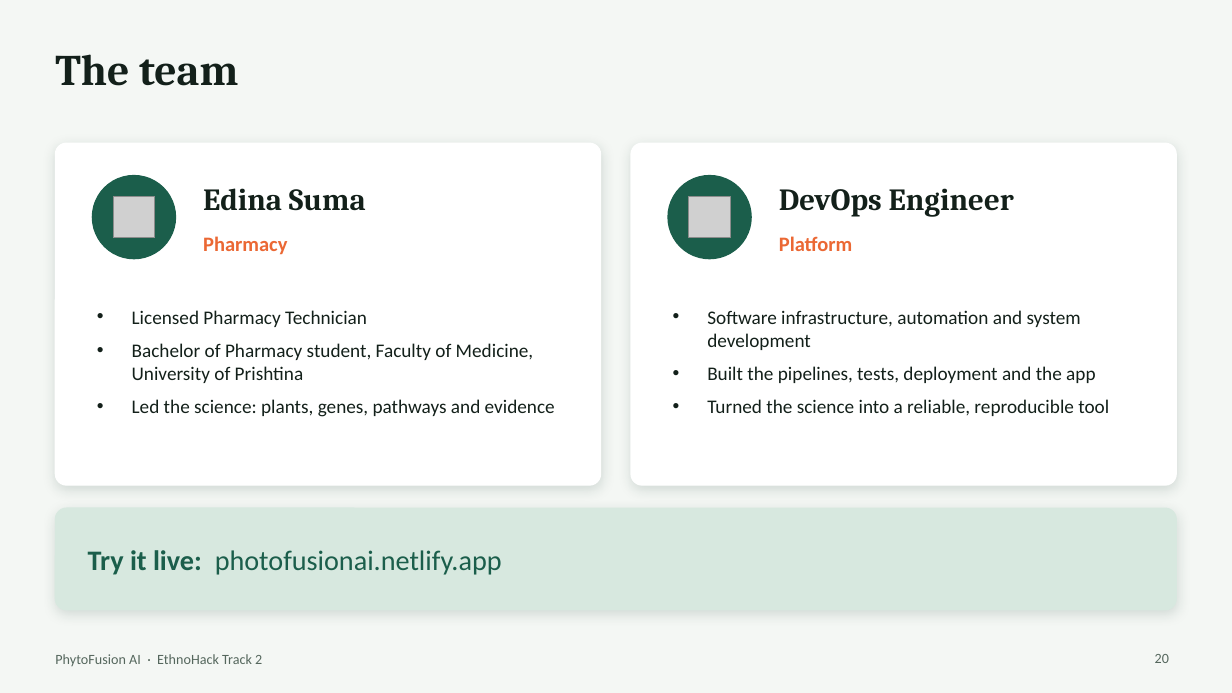
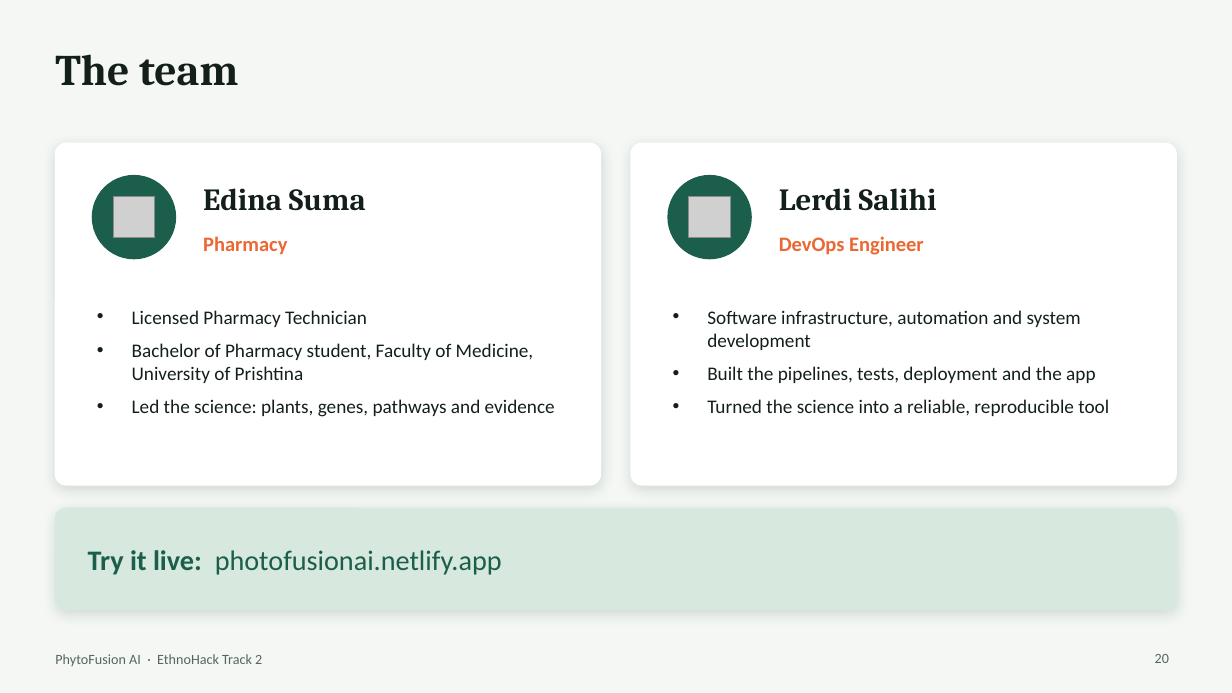
Before and after one commit to lerthy/PhytoFusion-AI, a slide deck: slide 20 of PhytoFusion-AI-pitch.pptx. Drawn at 1232x693 pixels with LibreOffice and Linux fonts; fonts in the diff are those of the drawing; grey boxes stand for pictures. Boxes give left, top, right and bottom in pixels: in the first picture for what was removed or moved away, otherwise in the second. Text is boxed around its words. In the diff, an @@ line names an element or a change of style, - is before the commit and + after.

```diff
--- a/PhytoFusion-AI-pitch.pptx
+++ b/PhytoFusion-AI-pitch.pptx
@@ text added at (x1=779, y1=188, x2=937, y2=211), 24 pt, text #13201A, bold @@
+Lerdi Salihi
@@ text "DevOps Engineer" moved from (x1=779, y1=188, x2=1014, y2=217) to (x1=779, y1=236, x2=924, y2=255) @@
@@ text "DevOps Engineer" at (x1=779, y1=236, x2=924, y2=255): size 24 to 16 pt, font Cambria to Calibri, text colour #13201A to #EB6834 @@
@@ text removed at (x1=779, y1=236, x2=852, y2=251) @@
-Platform
```
Also in this commit, not shown: 16 other files.
